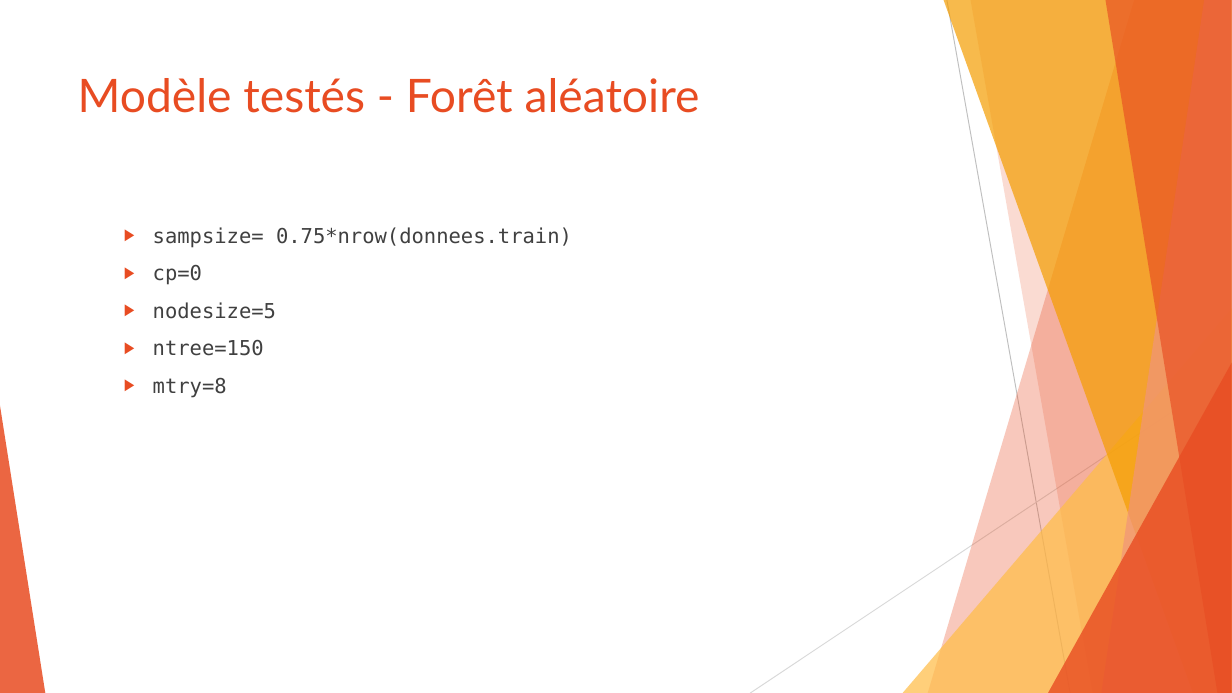
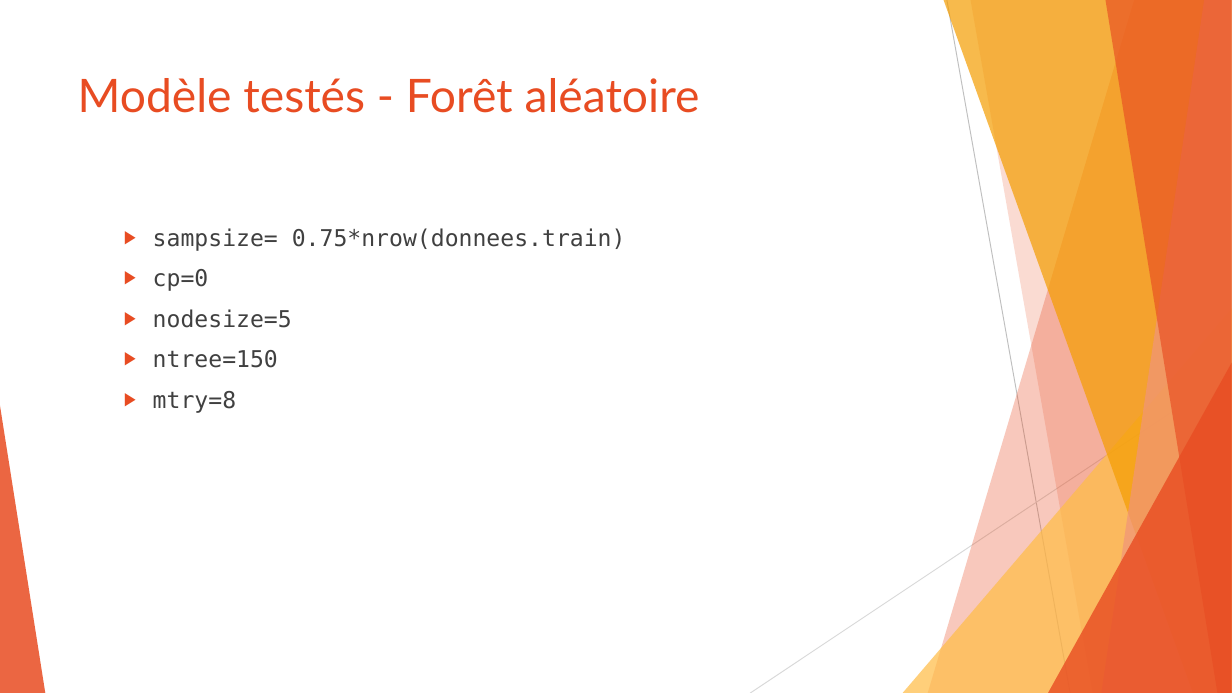
Before and after one commit to SamuelProvencher/TP-Apprentissage, a slide deck: slide 16 of PP.pptx (slide 15 before the commit). Drawn at 1232x693 pixels with LibreOffice and Linux fonts; fonts in the diff are those of the drawing. Boxes give left, top, right and bottom in pixels: in the first picture for what was removed or moved away, otherwise in the second. Text is boxed around its words. In the diff, an @@ line names an element or a change of style, - is before the commit and + after.

```diff
--- a/PP.pptx
+++ b/PP.pptx
@@ text "sampsize= 0.75*nrow(donnees.train)" at (x1=153, y1=228, x2=626, y2=413): size 16 to 18 pt @@
```
Also in this commit, not shown: 6 other slides changed, 2 slides added, 1 slide removed, 1 other file.
